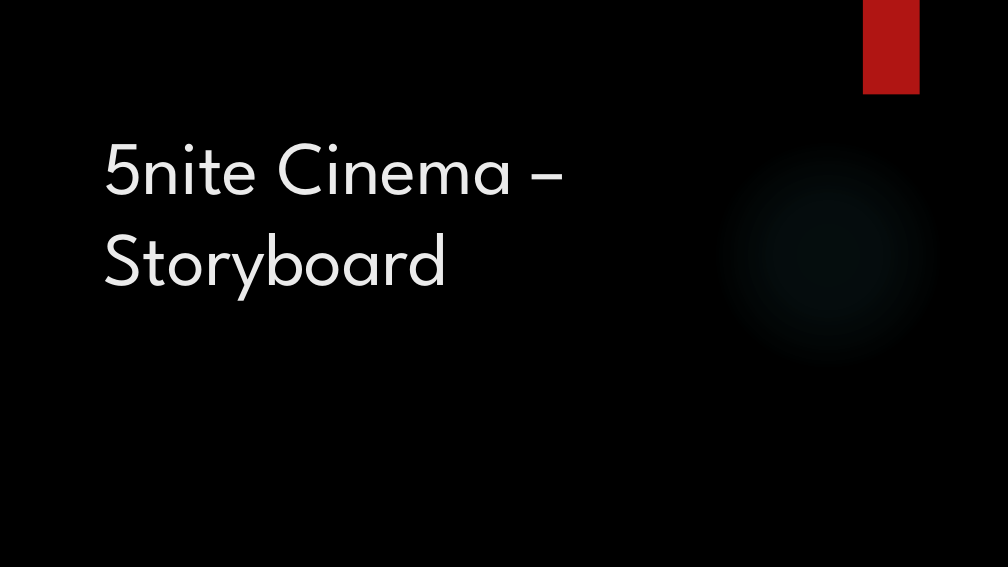
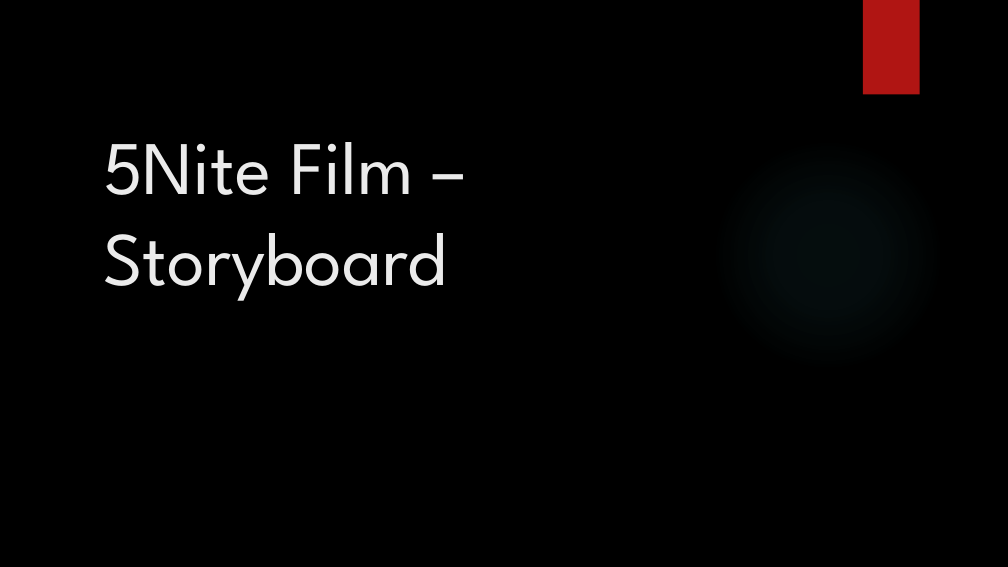
Before and after one commit to wtaylorLC/5nite, a slide deck: slide 1 of Storyboard.pptx. Drawn at 1008x567 pixels with LibreOffice and Linux fonts; fonts in the diff are those of the drawing; background and template pictures are left out. Boxes give left, top, right and bottom in pixels: in the first picture for what was removed or moved away, otherwise in the second. Text is boxed around its words. In the diff, an @@ line names an element or a change of style, - is before the commit and + after.

Commit message:
Final storyboard

```diff
--- a/Storyboard.pptx
+++ b/Storyboard.pptx
@@ title at [103, 142, 447, 301]: text changed @@
-5nite Cinema – Storyboard
+5Nite Film – Storyboard
```
Also in this commit, not shown: 2 other slides changed, 10 slides added, 7 slides removed.
